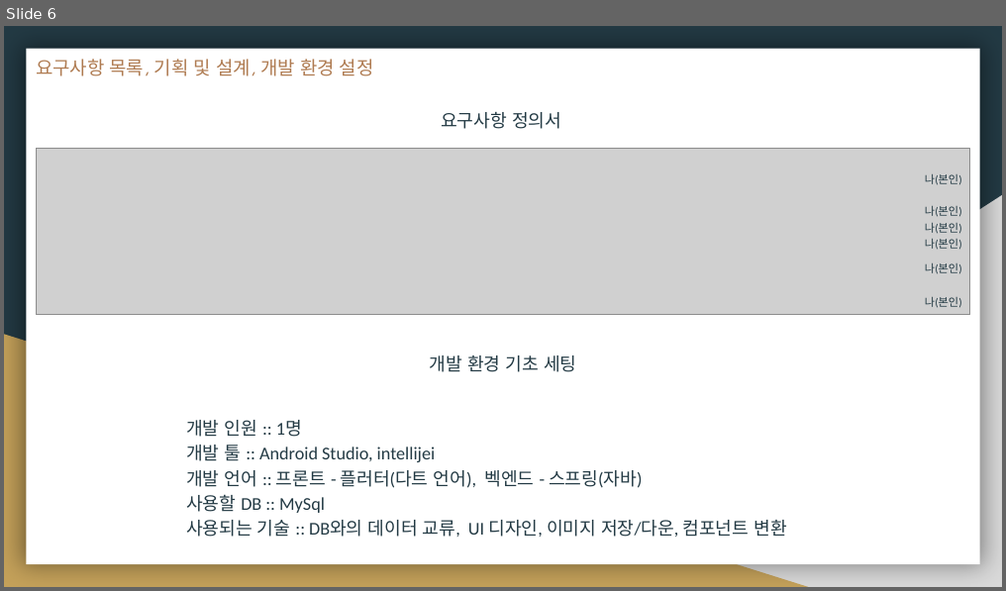
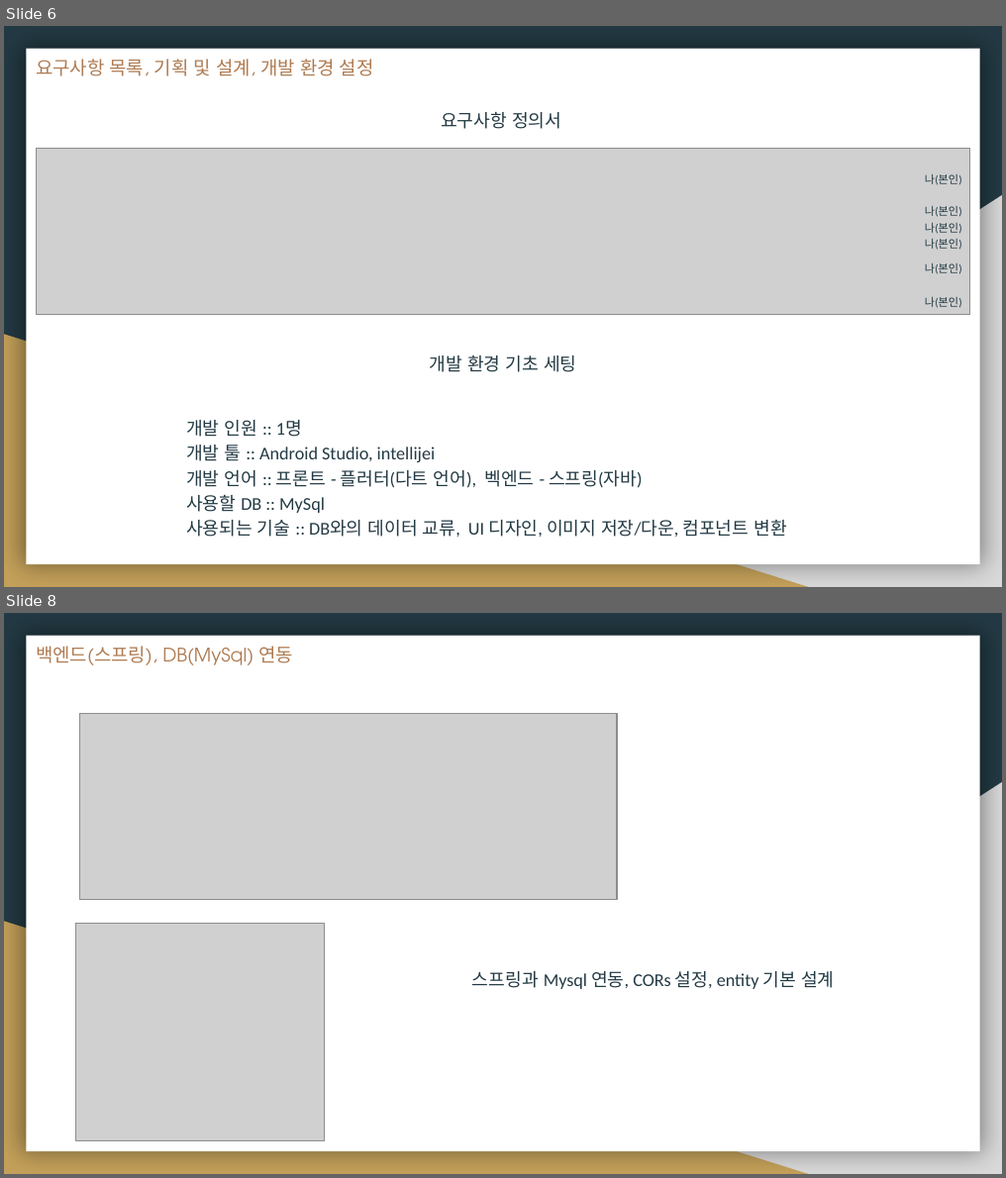
Before and after one commit to OOOJJJHHH/Study, a slide deck: 플러터/프로젝트/12_.pptx. Shown one above the other, each under a label of ours: slide 6 before the commit, slides 6 and 8 after it; the slides between them are not shown. The pictures are 1006x591 and 1006x1178 pixels, drawn with LibreOffice and Linux fonts; fonts in the diff are those of the drawing; grey boxes stand for pictures. Boxes give left, top, right and bottom in pixels: in the first picture for what was removed or moved away, otherwise in the second. Text is boxed around its words. In the diff, an @@ line names an element or a change of style, - is before the commit and + after.

```diff
--- a/플러터/프로젝트/12_.pptx
+++ b/플러터/프로젝트/12_.pptx
@@ slide 8 added at [4,613,1002,1174], background #233A44; not listed: 3 template elements that a slide beside it also shows @@
@@ title added at [36,646,294,665], 13.5 pt, text #AF7B51 @@
+백엔드(스프링), DB(MySql) 연동
@@ picture added at [79,714,617,900] @@
@@ picture added at [76,923,325,1141] @@
@@ text added at [472,971,834,989], 13 pt, text #233A44 @@
+스프링과 Mysql 연동, CORs 설정, entity 기본 설계
```
Also in this commit, not shown: 1 slide changed, 1 other slide added, 2 slides removed.
